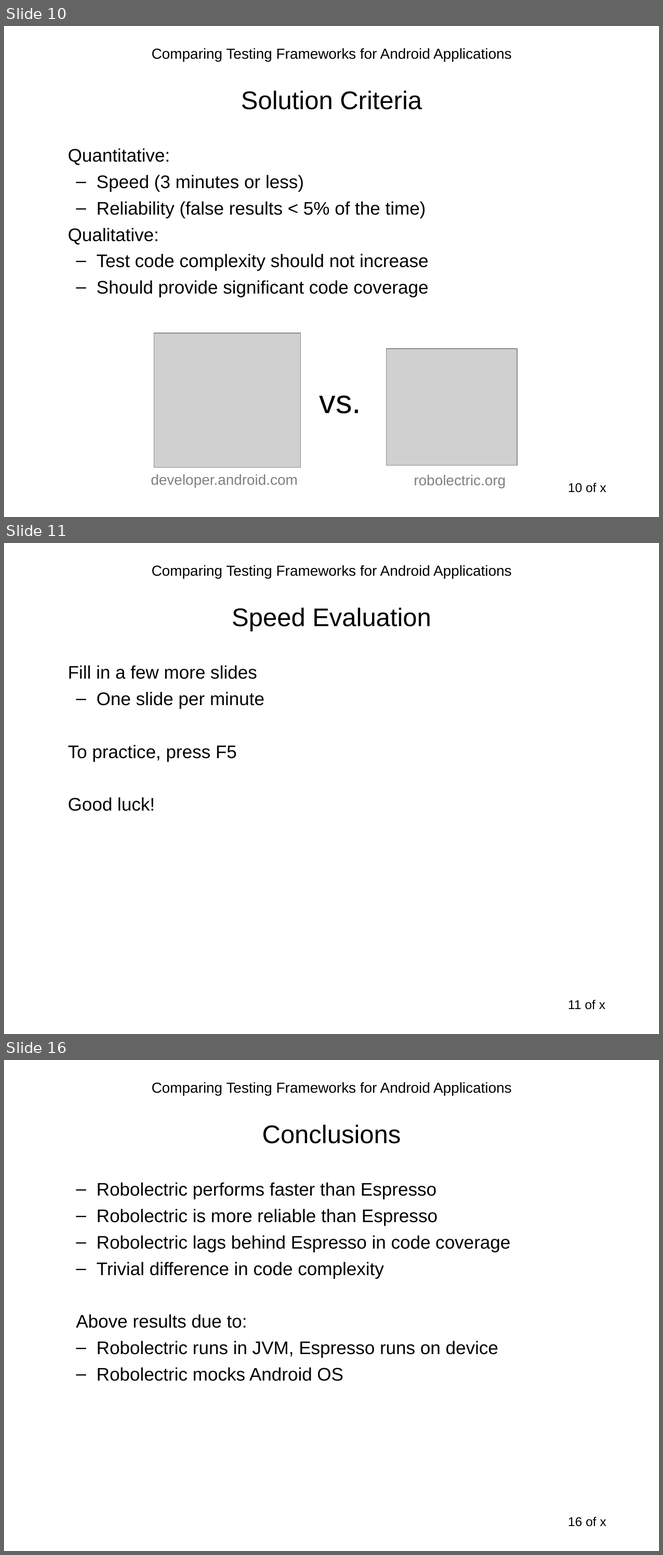
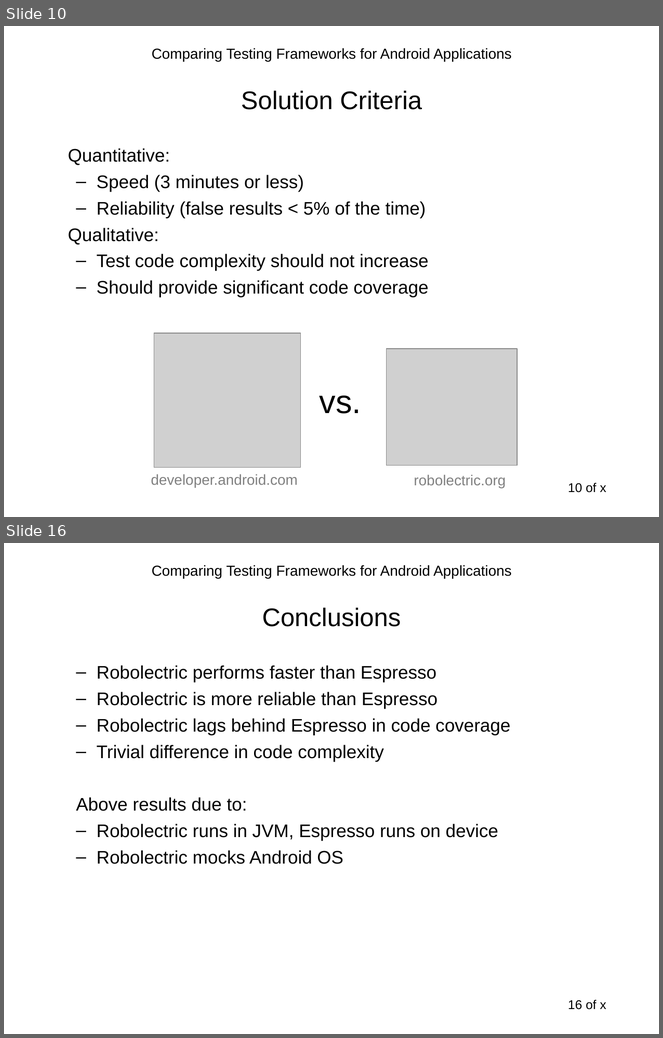
Before and after one commit to sahiljain/tpm, a slide deck: s44jain_tpm.ppt. Shown one above the other, each under a label of ours: slides 10, 11 and 16 before the commit, slides 10 and 16 after it; the slides between them are not shown. The pictures are 663x1555 and 663x1038 pixels, drawn with LibreOffice and Linux fonts; fonts in the diff are those of the drawing; grey boxes stand for pictures. Boxes give left, top, right and bottom in pixels: in the first picture for what was removed or moved away, otherwise in the second. Text is boxed around its words. In the diff, an @@ line names an element or a change of style, - is before the commit and + after.

```diff
--- a/s44jain_tpm.ppt
+++ b/s44jain_tpm.ppt
@@ slide 11 removed at [4,543,659,1034], background #FFFFFF; not listed: 2 template elements that a slide beside it also shows @@
@@ title removed at [232,607,431,631] @@
-Speed Evaluation
@@ text removed at [68,665,265,811] @@
-Fill in a few more slides
-  – One slide per minute
-To practice, press F5
-Good luck!
```
Also in this commit, not shown: 1 slide changed, 4 slides added, 3 other slides removed.
